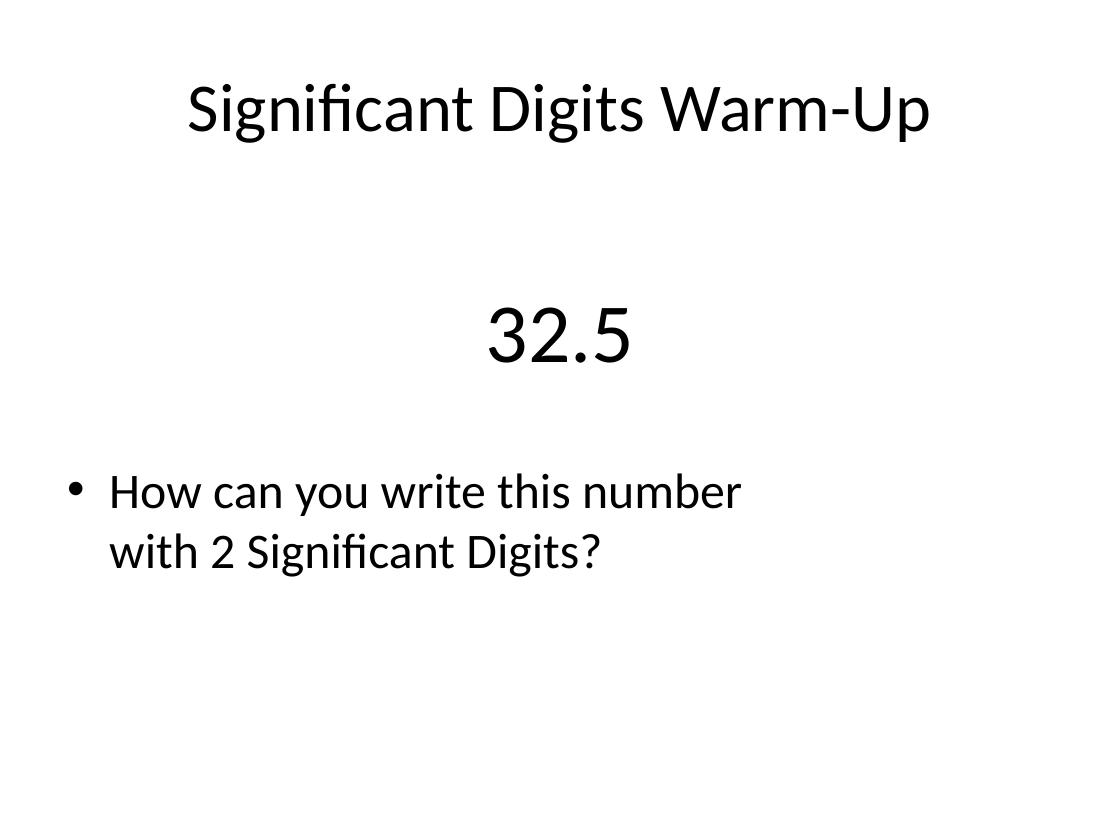
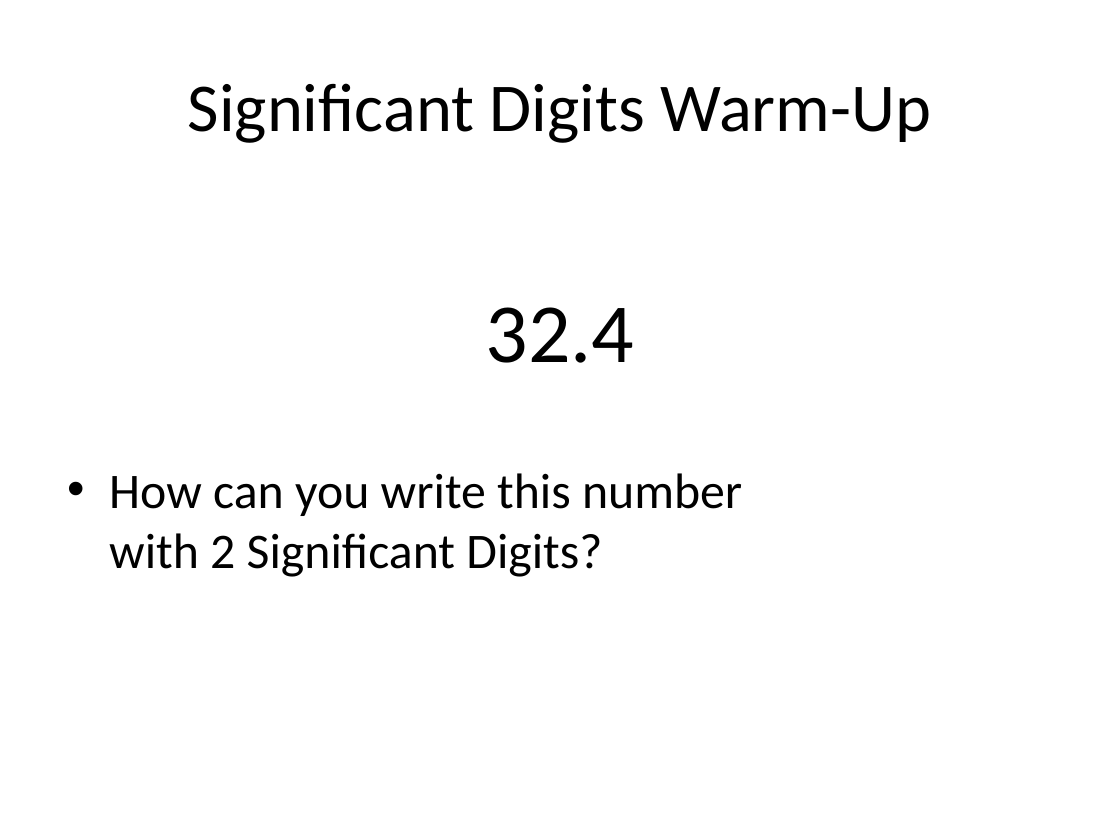
Before and after one commit to Greg5519/SPH3U0, a slide deck: slide 2 of Unit 1 Measurement Skills/Day 3 Scientific Notation/Why Scientific Notation.pptx. Drawn at 1120x840 pixels with LibreOffice and Linux fonts; fonts in the diff are those of the drawing. Boxes give left, top, right and bottom in pixels: in the first picture for what was removed or moved away, otherwise in the second. Text is boxed around its words. In the diff, an @@ line names an element or a change of style, - is before the commit and + after.

```diff
--- a/Unit 1 Measurement Skills/Day 3 Scientific Notation/Why Scientific Notation.pptx
+++ b/Unit 1 Measurement Skills/Day 3 Scientific Notation/Why Scientific Notation.pptx
@@ text at bbox=[486, 307, 635, 363]: text changed @@
-32.5
+32.4
```
Also in this commit, not shown: 1 other slide changed.
